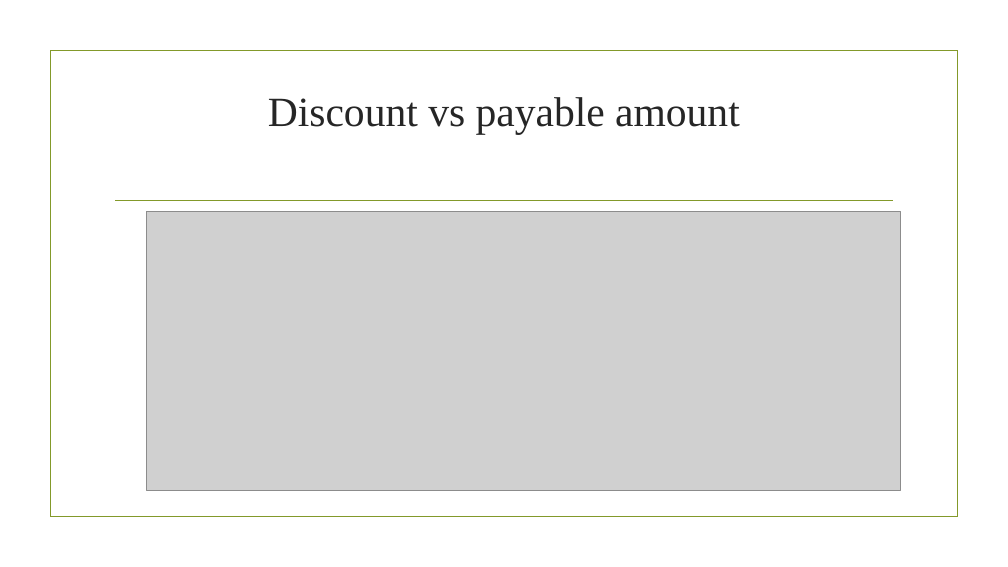
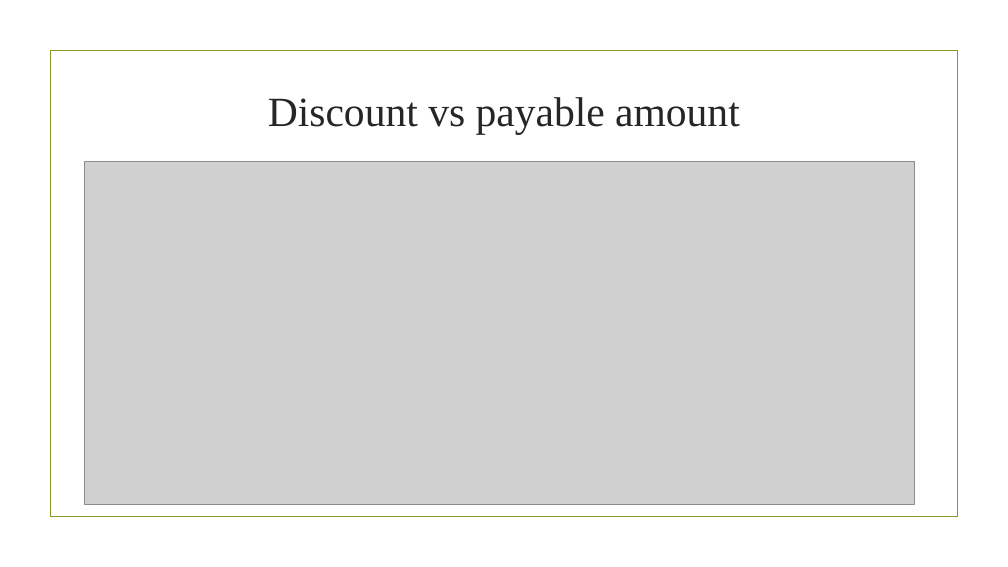
Before and after one commit to adas754/EDA, a slide deck: slide 18 of oyo1.pptx (slide 17 before the commit). Drawn at 1008x567 pixels with LibreOffice and Linux fonts; fonts in the diff are those of the drawing; grey boxes stand for pictures; background and template pictures are left out. Boxes give left, top, right and bottom in pixels: in the first picture for what was removed or moved away, otherwise in the second. Text is boxed around its words. In the diff, an @@ line names an element or a change of style, - is before the commit and + after.

```diff
--- a/oyo1.pptx
+++ b/oyo1.pptx
@@ picture: place and size @@
-picture at (147, 212, 901, 491)
+picture at (85, 162, 915, 504)
@@ line removed from (116, 200) to (893, 200) @@
```
Also in this commit, not shown: 7 other slides changed, 16 slides added.
